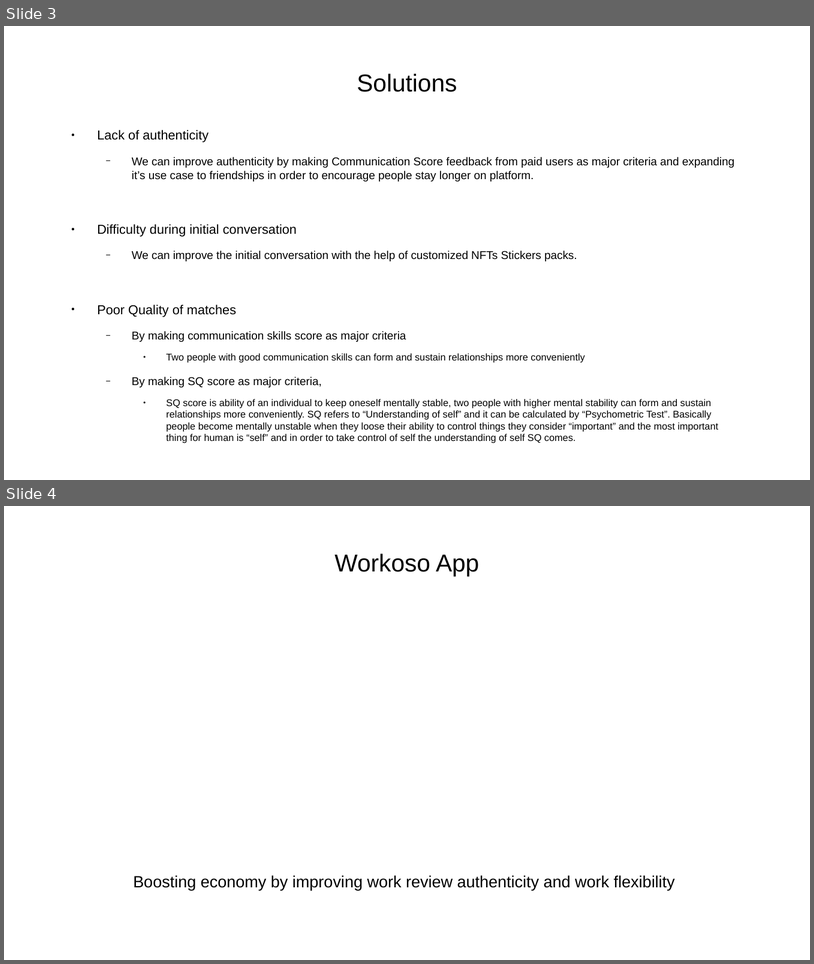
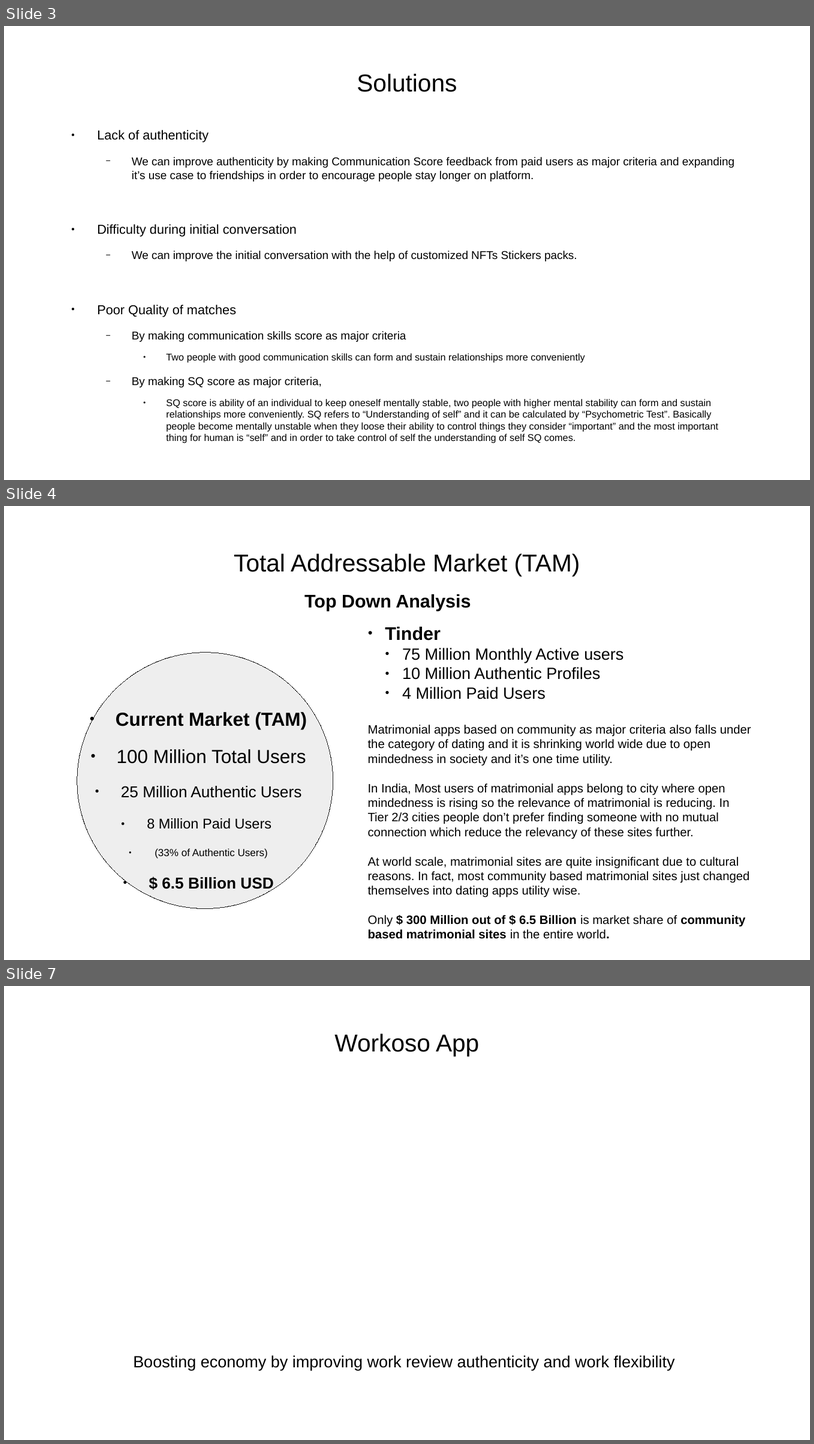
Before and after one commit to yashp241195/startupPitch, a slide deck: pitch.odp. Shown one above the other, each under a label of ours: slides 3 and 4 before the commit, slides 3, 4 and 7 after it; the slides between them are not shown. The pictures are 814x964 and 814x1444 pixels, drawn with LibreOffice and Linux fonts; fonts in the diff are those of the drawing. Boxes give left, top, right and bottom in pixels: in the first picture for what was removed or moved away, otherwise in the second. Text is boxed around its words. In the diff, an @@ line names an element or a change of style, - is before the commit and + after.

```diff
--- a/pitch.odp
+++ b/pitch.odp
@@ slide 4 added at bbox=[4, 506, 810, 960], background #FFFFFF @@
@@ title added at bbox=[234, 553, 581, 576], 24 pt, text #000000 @@
+Total Addressable Market (TAM)
@@ text added at bbox=[305, 594, 471, 611], 18 pt, text #000000, bold @@
+Top Down Analysis
@@ subtitle added at bbox=[368, 627, 752, 939], 12 pt, text #000000 @@
+● Tinder
+  ● 75 Million Monthly Active users
+  ● 10 Million Authentic Profiles
+  ● 4 Million Paid Users
+Matrimonial apps based on community as major criteria also falls under the category of dating and it is shrinking world wide due to open mindedness in society and it’s one time utility.
+In India, Most users of matrimonial apps belong to city where open mindedness is rising so the relevance of matrimonial is reducing. In Tier 2/3 cities people don’t prefer finding someone with no mutual connection which reduce the relevancy of these sites further.
+At world scale, matrimonial sites are quite insignificant due to cultural reasons. In fact, most community based matrimonial sites just changed themselves into dating apps utility wise.
+Only $ 300 Million out of $ 6.5 Billion is market share of community based matrimonial sites in the entire world.
@@ ellipse added at bbox=[77, 652, 333, 909], fill #EEEEEE, outline #1C1C1C 0 pt @@
@@ text added at bbox=[116, 712, 307, 892], 18.6 pt, text #000000 @@
+● Current Market (TAM)
+● 100 Million Total Users
+● 25 Million Authentic Users
+● 8 Million Paid Users
+● (33% of Authentic Users)
+● $ 6.5 Billion USD
@@ what was slide 4 is now slide 7 @@
```
Also in this commit, not shown: 7 other slides added.
